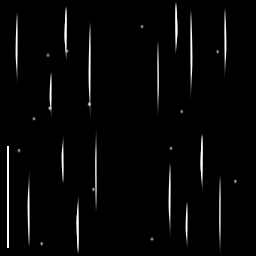
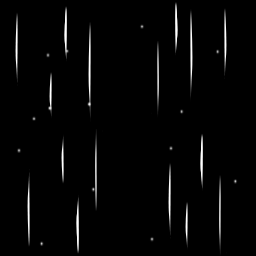
Before/after of a w=256, h=256 layered artwork. What changed in the layer stack:
painted on "Layer 9 copy 7" over [7, 146, 9, 248]
